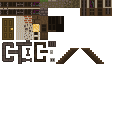
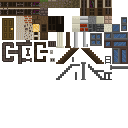
Layer changes from the first (128, 128) image to the second:
added layer "Layer 17 copy" above "Layer 17" over [121, 24, 127, 31]
added layer "Layer 17" above "Layer 16" over [121, 17, 127, 24]
added layer "Layer 16" above "Layer 15" over [112, 24, 128, 64]
added layer "Layer 15" above "Layer 18" over [56, 16, 128, 48]
added layer "Layer 18" above "Layer 13" over [56, 56, 128, 80]
